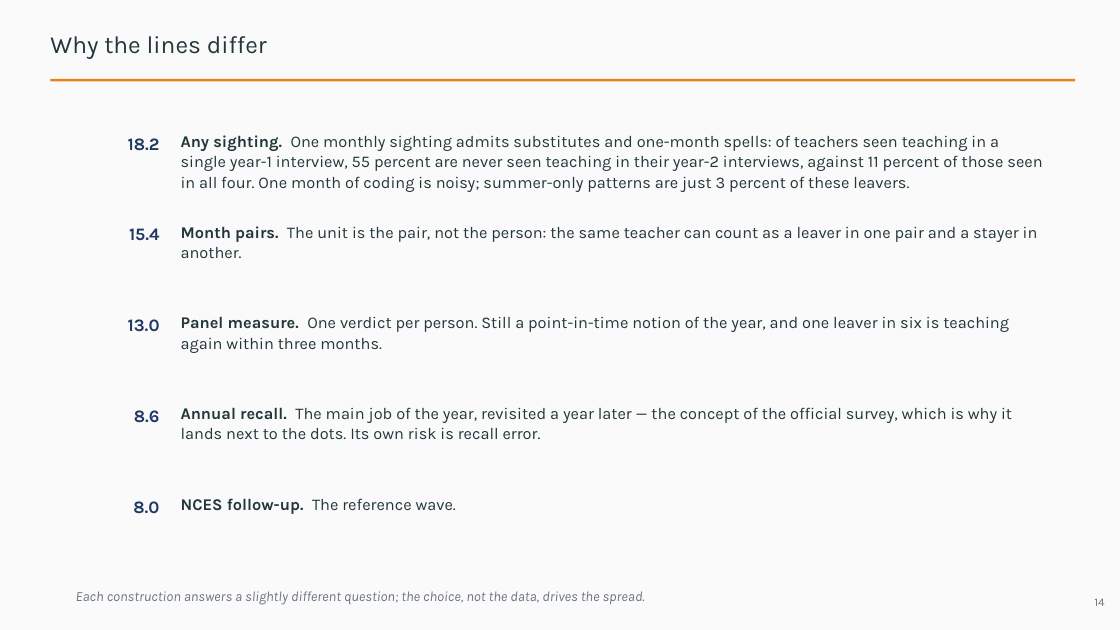
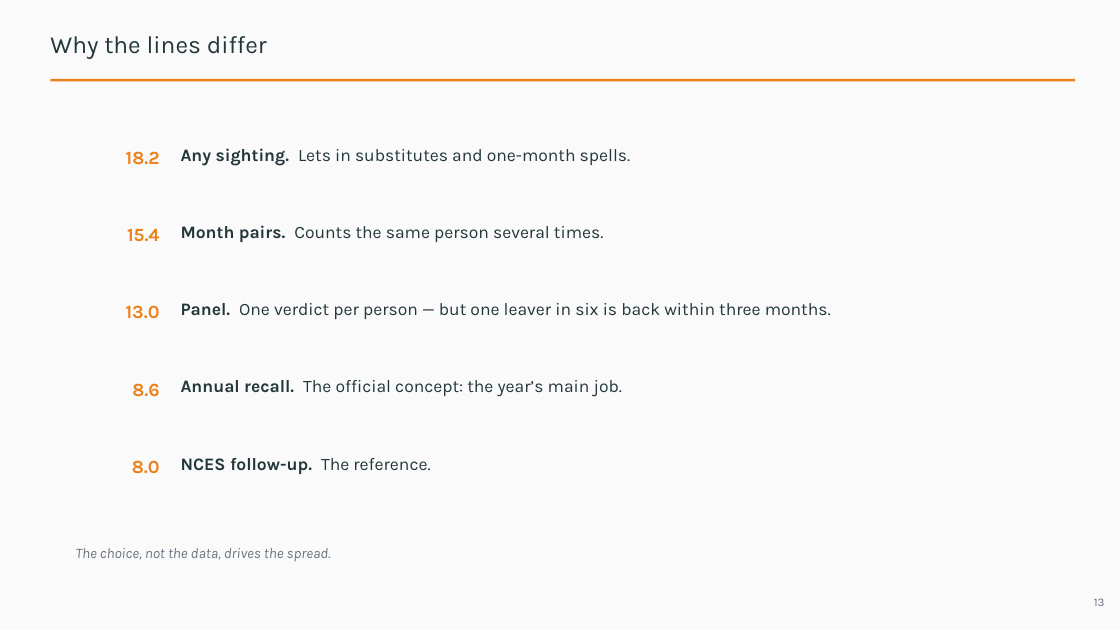
Before and after one commit to jedr1-ship-it/Alternative-Pathways----Quant, a slide deck: slide 13 of report/data_cluster/Proyect_US_cluster.pptx (slide 14 before the commit). Drawn at 1120x630 pixels with LibreOffice and Linux fonts; fonts in the diff are those of the drawing. Boxes give left, top, right and bottom in pixels: in the first picture for what was removed or moved away, otherwise in the second. Text is boxed around its words. In the diff, an @@ line names an element or a change of style, - is before the commit and + after.

```diff
--- a/report/data_cluster/Proyect_US_cluster.pptx
+++ b/report/data_cluster/Proyect_US_cluster.pptx
@@ text "18.2": place and size @@
-text "18.2" at <box>128,138,160,151</box>
+text "18.2" at <box>126,151,160,165</box>
@@ text at <box>181,148,630,166</box>: text changed; size 14 to 15 pt @@
-Any sighting. One monthly sighting admits substitutes and one-month spells: of teachers seen teaching in a single year-1 interview, 55 percent are never seen teaching in their year-2 interviews, against 11 percent of those seen in all four. One month of coding is noisy; summer-only patterns are just 3 percent of these leavers.
+Any sighting. Lets in substitutes and one-month spells.
@@ text at <box>181,225,603,242</box>: text changed; size 14 to 15 pt @@
-Month pairs. The unit is the pair, not the person: the same teacher can count as a leaver in one pair and a stayer in another.
+Month pairs. Counts the same person several times.
@@ text "13.0": place and size @@
-text "13.0" at <box>128,319,160,332</box>
+text "13.0" at <box>126,305,160,319</box>
@@ text at <box>181,303,831,319</box>: text changed; size 14 to 15 pt @@
-Panel measure. One verdict per person. Still a point-in-time notion of the year, and one leaver in six is teaching again within three months.
+Panel. One verdict per person — but one leaver in six is back within three months.
@@ text "8.6": place and size @@
-text "8.6" at <box>134,410,160,423</box>
+text "8.6" at <box>132,383,159,397</box>
@@ text at <box>181,380,622,397</box>: text changed; size 14 to 15 pt @@
-Annual recall. The main job of the year, revisited a year later — the concept of the official survey, which is why it lands next to the dots. Its own risk is recall error.
+Annual recall. The official concept: the year’s main job.
@@ size 15 to 16 pt, text colour #1F3864 to #EB811B; line spacing 20.2pt to 21.6pt in 5 elements at <box>127,228,160,242</box>, <box>126,151,160,165</box>, <box>126,305,160,319</box>, <box>132,383,159,397</box>, <box>132,460,160,474</box> @@
@@ text "8.0": place and size @@
-text "8.0" at <box>133,501,159,514</box>
+text "8.0" at <box>132,460,160,474</box>
@@ text at <box>181,458,430,474</box>: text changed; size 14 to 15 pt; bold on @@
-NCES follow-up. The reference wave.
+NCES follow-up. The reference.
@@ text at <box>76,548,331,561</box>: text changed; size 12 to 12.5 pt @@
-Each construction answers a slightly different question; the choice, not the data, drives the spread.
+The choice, not the data, drives the spread.
@@ text at <box>1094,598,1105,606</box>: text changed @@
-14
+13
```
Also in this commit, not shown: 22 other slides changed, 3 slides added, 15 slides removed, 3 other files.
